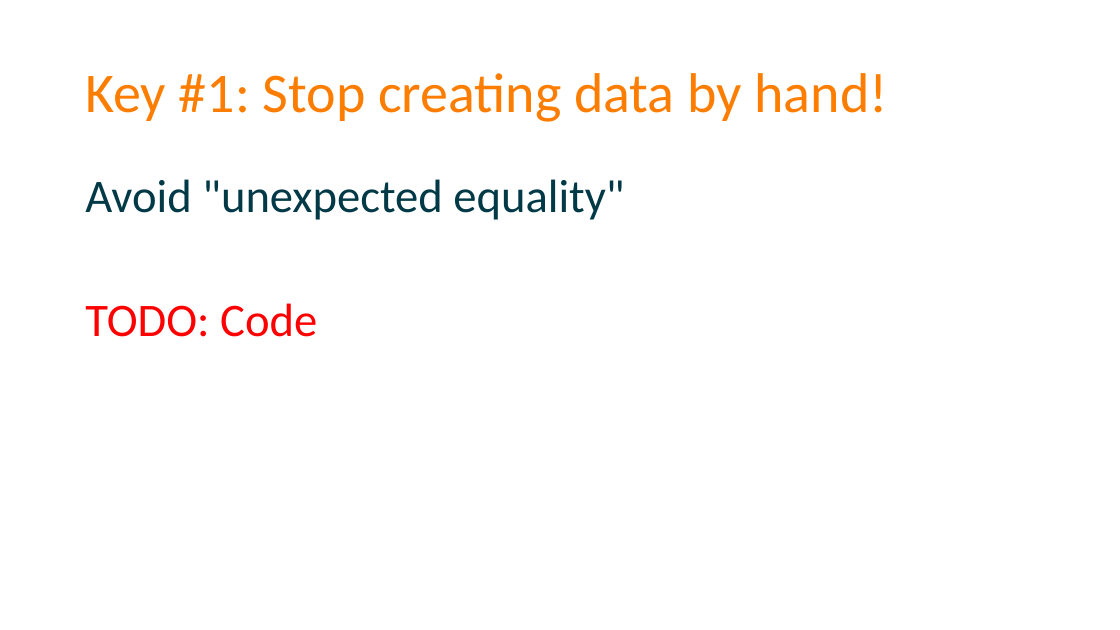
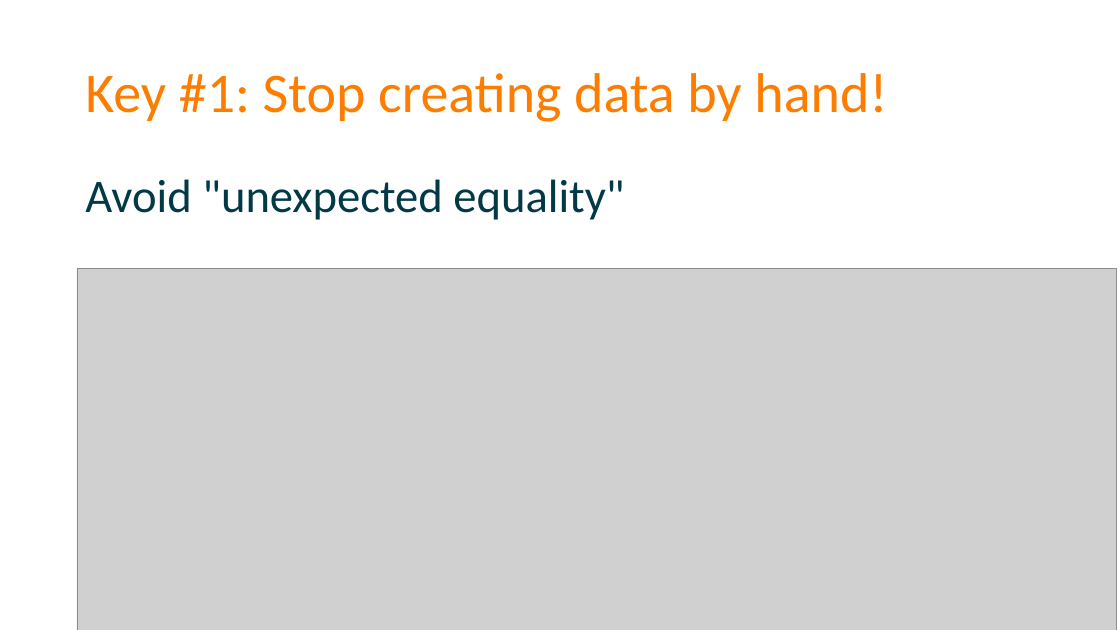
Before and after one commit to spetryjohnson/Talk-Patterns_of_Effective_Test_Setup, a slide deck: slide 54 of POETS - CodeMash 2017.pptx (slide 50 before the commit). Drawn at 1120x630 pixels with LibreOffice and Linux fonts; fonts in the diff are those of the drawing; grey boxes stand for pictures. Boxes give left, top, right and bottom in pixels: in the first picture for what was removed or moved away, otherwise in the second. Text is boxed around its words. In the diff, an @@ line names an element or a change of style, - is before the commit and + after.

```diff
--- a/POETS - CodeMash 2017.pptx
+++ b/POETS - CodeMash 2017.pptx
@@ picture added at <box>77,269,1117,630</box> @@
@@ text at <box>85,303,317,337</box>: paragraph removed @@
-TODO: Code
```
Also in this commit, not shown: 9 other slides changed, 4 slides added, 9 other files.
